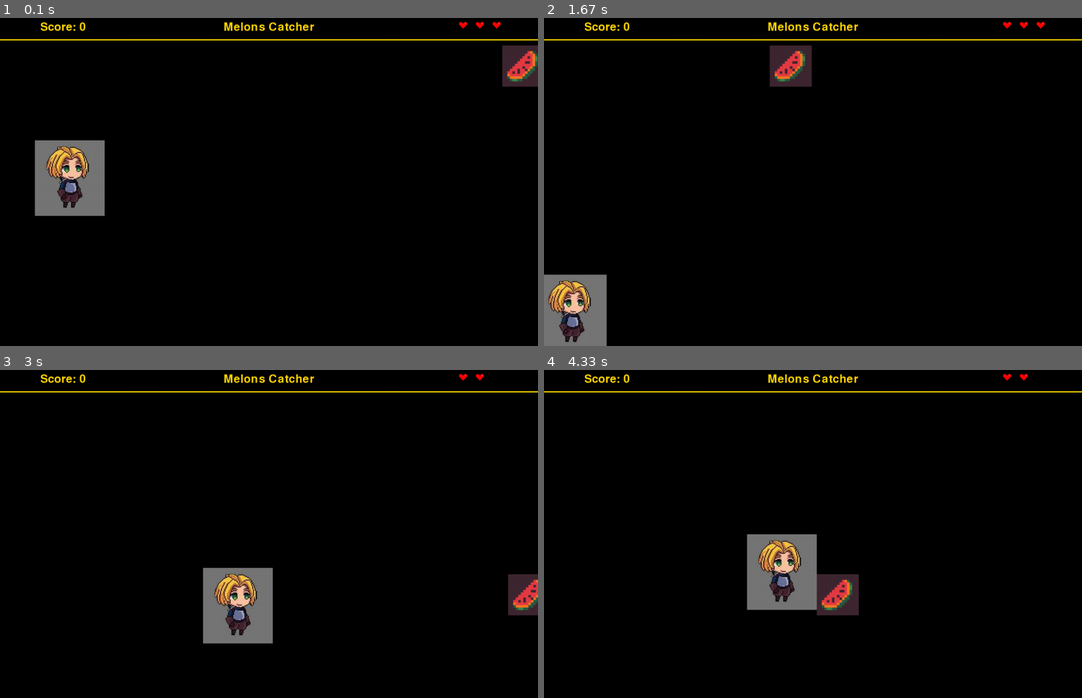
Above: before the commit, frames 1-4 (two rows, left to right).
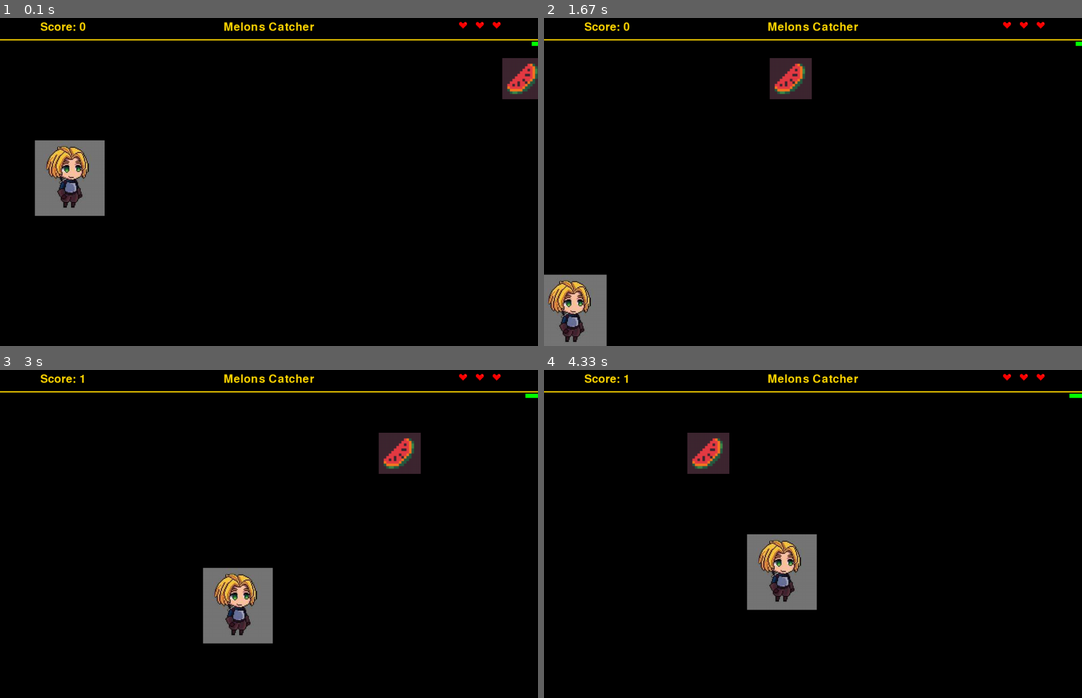
Above: after the commit, the same moments.

Repository: TomasBalbinder/Pygame---Melon--Catcher
Game: pygame game, started from game.py
Same seed, same stepped clock (60 frames per second), same inputs: the game is played once before the commit and once after it.
Inputs:
- Up to frame 1 (0.1 s): no input
- Up to frame 2 (1.67 s): hold A 0.33-0.87 s; hold S 0.9-1.2 s; hold A 1.23-1.63 s
- Up to frame 3 (3 s): hold W 1.67-2.03 s; hold D 2.07-2.7 s; hold S from 2.73 s (still down)
- Up to frame 4 (4.33 s): release S at 3.1 s; hold A 3.13-3.6 s; hold D 3.63-4.1 s; hold W from 4.13 s (still down)

The runs differ from the first frame. In frame 1, 0.9% of the frame differs, in the area x 93-100%, y 7-25%; in frame 2, 1.0%; in frame 3, 1.8%; in frame 4, 2.0%, in the area x 14-100%, y 1-75%.

Commit message:
'new_finctionality'

Diff:
--- a/OOP.py
+++ /dev/null
@@ -1,5 +0,0 @@
-
-
-class Test():
-
-    def __init__(self):
--- a/game.py
+++ b/game.py
@@ -1,6 +1,5 @@
 import pygame
 import random
-import time
 
 pygame.init()
 
@@ -35,7 +34,7 @@
 fruit_img = pygame.image.load('fruit.PNG').convert_alpha()
 fruit_size = fruit_img.get_size()
 fruit_rect = fruit_img.get_rect()
-fruit_rect.center = (widht, random.randint(70 + (fruit_size[1]//2), height - (fruit_size[1]//2)))
+fruit_rect.center = (widht, random.randint(100 + (fruit_size[1]//2), height - (fruit_size[1]//2)))
 
 #heart_img
 heart_img = pygame.image.load('heart.png').convert_alpha()
@@ -62,17 +61,58 @@
 quitgame_rect = quitgame_text.get_rect()
 quitgame_rect.center = (widht//2, height//2)
 
-playagin_text = load_font.render(f"Do you want to play again ? press SPACE",True, 'gold')
+playagin_text = load_font.render(f"Do you want to play again? press SPACE",True, 'gold')
 playagin_rect = playagin_text.get_rect()
 playagin_rect.center = (widht//2, height//2 + 100)
+
+#win_game text
+wngame_text = quitgame_font.render(f"You WON",True, 'gold')
+wngame_rect = quitgame_text.get_rect()
+wngame_rect.center = (widht//2 + 30, height//2)
 
 #score
 score = 0
 life = 3
+win_bar = 15
 
 #FPS
 fps = 60
 clock = pygame.time.Clock()
+
+#shows text when won or lose
+def end_game(life):
+    screen.fill('black')
+    score_rect.center = (widht//2, height//2 - 100)
+    screen.blit(score_text, score_rect)
+    screen.blit(playagin_text, playagin_rect)
+    if life == 0:
+        screen.blit(quitgame_text, quitgame_rect)
+    else:
+        screen.blit(wngame_text, wngame_rect)
+    pygame.mixer.music.stop()
+    pygame.display.update()
+
+
+# infinit loop for end win or loose game
+def infinit_loop(life, score, loop, win_bar, fruit_moving):
+    pause = True
+    while pause:
+        for event in pygame.event.get():
+            if event.type == pygame.QUIT:
+                pause = False
+                loop = False
+        keys = pygame.key.get_pressed()
+        if keys[pygame.K_SPACE]:
+            life = 3
+            score = 0
+            win_bar = 15
+            fruit_moving = 7
+            heart_img.set_alpha(255)
+            heart_img1.set_alpha(255)
+            heart_img2.set_alpha(255)
+            pygame.mixer.music.play()
+            pause = False
+    return life, score, loop, win_bar, fruit_moving
 
 loop = True
 while loop:
@@ -92,7 +132,7 @@
     pygame.draw.line(screen,'gold',(0,70),(widht,70),3)
 
     keys = pygame.key.get_pressed()
-    if keys[pygame.K_w] and char_rect.top >70:
+    if keys[pygame.K_w] and char_rect.top >100:
         char_rect.y -= char_moving
 
     if keys[pygame.K_s] and char_rect.bottom < height:
@@ -109,12 +149,18 @@
     score_rect.center = (150, 40)
     screen.blit(score_text, score_rect)
 
+    pygame.draw.rect(screen,'green',(widht - (win_bar),75,win_bar,10))
+
     fruit_rect.x = fruit_rect.x - fruit_moving
     if char_rect.colliderect(fruit_rect):
+        win_bar = win_bar + 15
         punch_sound.play()
         fruit_moving = fruit_moving + 0.3
         score = score + 1
-        fruit_rect.center = (widht, random.randint(70 + (fruit_size[1]//2), height - (fruit_size[1]//2)))
+        fruit_rect.center = (widht, random.randint(100 + (fruit_size[1]//2), height - (fruit_size[1]//2)))
+        if win_bar >= widht:
+            end_game(life)
+            life, score, loop, win_bar, fruit_moving = infinit_loop(life, score, loop, win_bar, fruit_moving)
 
     elif fruit_rect.x < 0:
         lost_melone_sound.play()
@@ -125,31 +171,9 @@
             heart_img1.set_alpha(0)
         elif life == 0:
             heart_img2.set_alpha(0)
-            screen.fill('black')
-            score_rect.center = (widht//2, height//2 - 100)
-            screen.blit(score_text, score_rect)
-            screen.blit(quitgame_text, quitgame_rect)
-            screen.blit(playagin_text, playagin_rect)
-            pygame.mixer.music.stop()
-            pygame.display.update()
-
-            pause = True
-            while pause:
-                for event in pygame.event.get():
-                    if event.type == pygame.QUIT:
-                        pause = False
-                        loop = False
-                keys = pygame.key.get_pressed()
-                if keys[pygame.K_SPACE]:
-                    life = 3
-                    score = 0
-                    heart_img.set_alpha(255)
-                    heart_img1.set_alpha(255)
-                    heart_img2.set_alpha(255)
-                    pygame.mixer.music.play()
-                    pause = False
-
-        fruit_rect.center = (widht, random.randint(70 + (fruit_size[1]//2), height - (fruit_size[1]//2)))
+            end_game(life)
+            life, score, loop, win_bar, fruit_moving = infinit_loop(life, score, loop, win_bar, fruit_moving)
+        fruit_rect.center = (widht, random.randint(100 + (fruit_size[1]//2), height - (fruit_size[1]//2)))
     pygame.display.update()
     clock.tick(fps)
 pygame.quit()
Not shown, changed: game.rar
